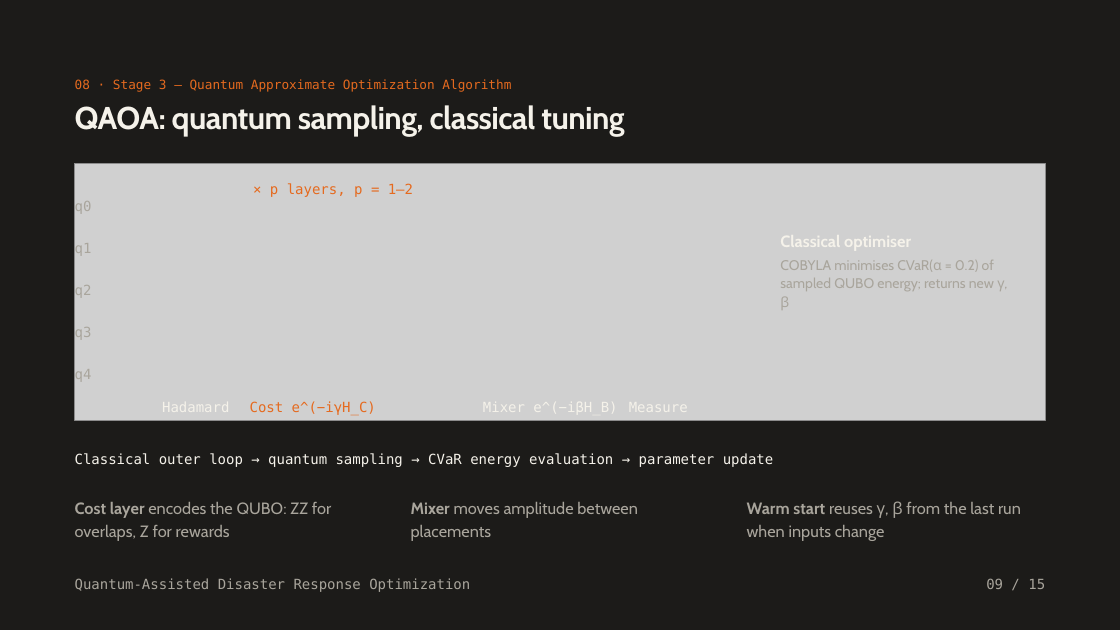
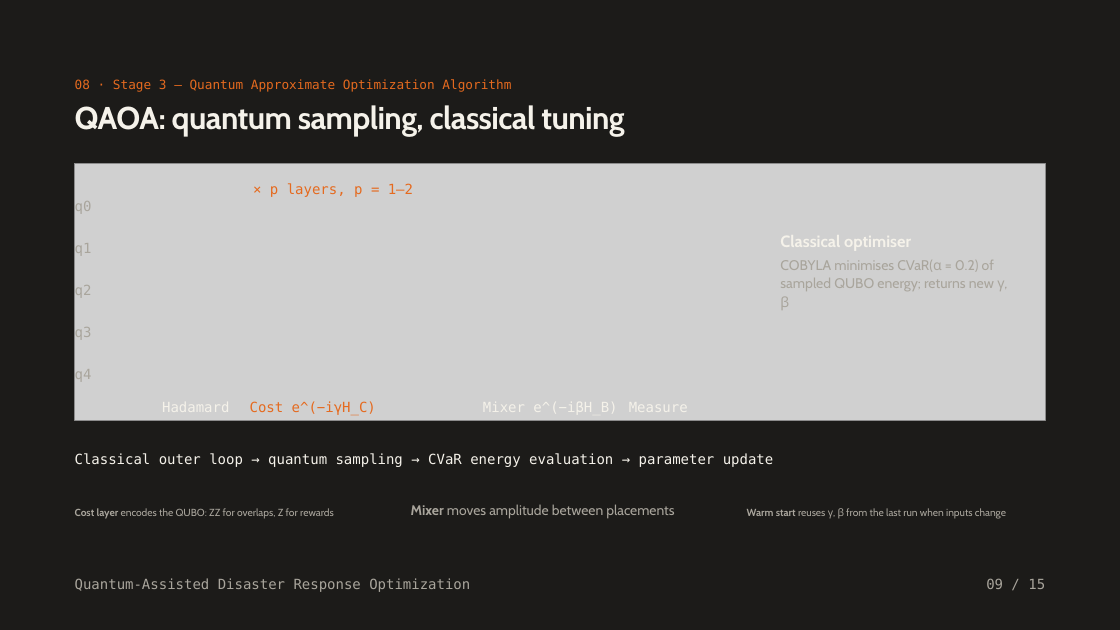
Before and after one commit to officialayush23/QuantumHack, a slide deck: slide 9 of Quantum-Assisted Disaster Response Optimization.pptx. Drawn at 1120x630 pixels with LibreOffice and Linux fonts; fonts in the diff are those of the drawing; grey boxes stand for pictures. Boxes give left, top, right and bottom in pixels: in the first picture for what was removed or moved away, otherwise in the second. Text is boxed around its words. In the diff, an @@ line names an element or a change of style, - is before the commit and + after.

```diff
--- a/Quantum-Assisted Disaster Response Optimization.pptx
+++ b/Quantum-Assisted Disaster Response Optimization.pptx
@@ text "Cost layer encodes the QUBO: ..." at <box>75,508,334,518</box>: size 14 to 8.8 pt @@
@@ text "Mixer moves amplitude between placements" at <box>411,504,674,519</box>: size 14 to 11.9 pt @@
@@ text "Warm start reuses γ, β ..." at <box>747,508,1006,518</box>: size 14 to 8.8 pt @@
```
Also in this commit, not shown: 1 other slide changed.
